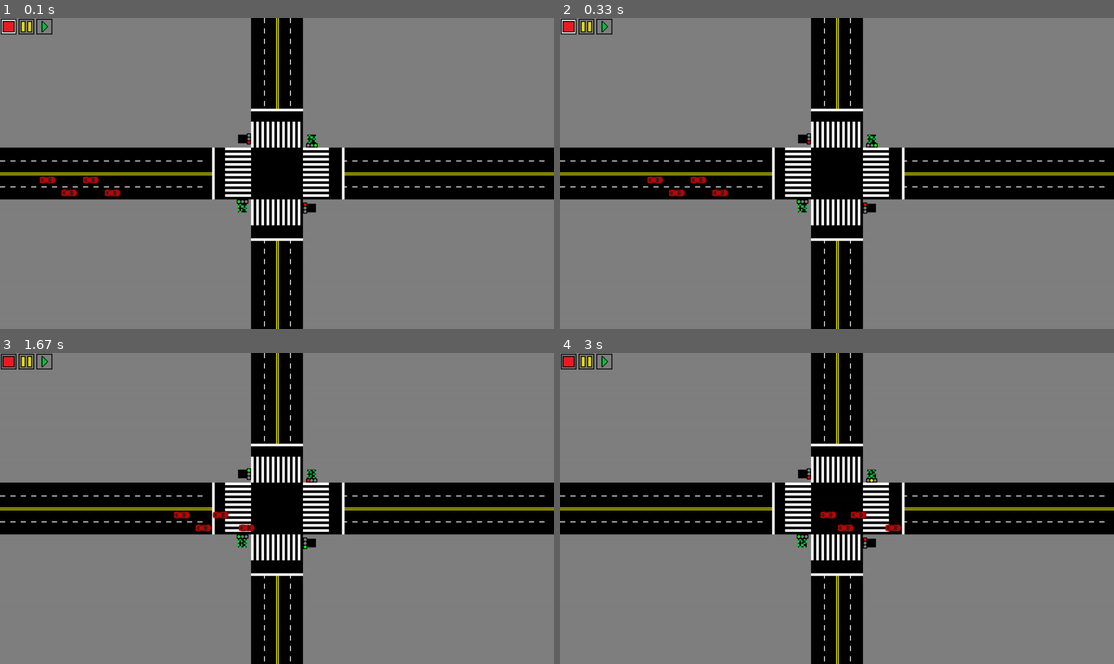
Above: before the commit, frames 1-4 (two rows, left to right).
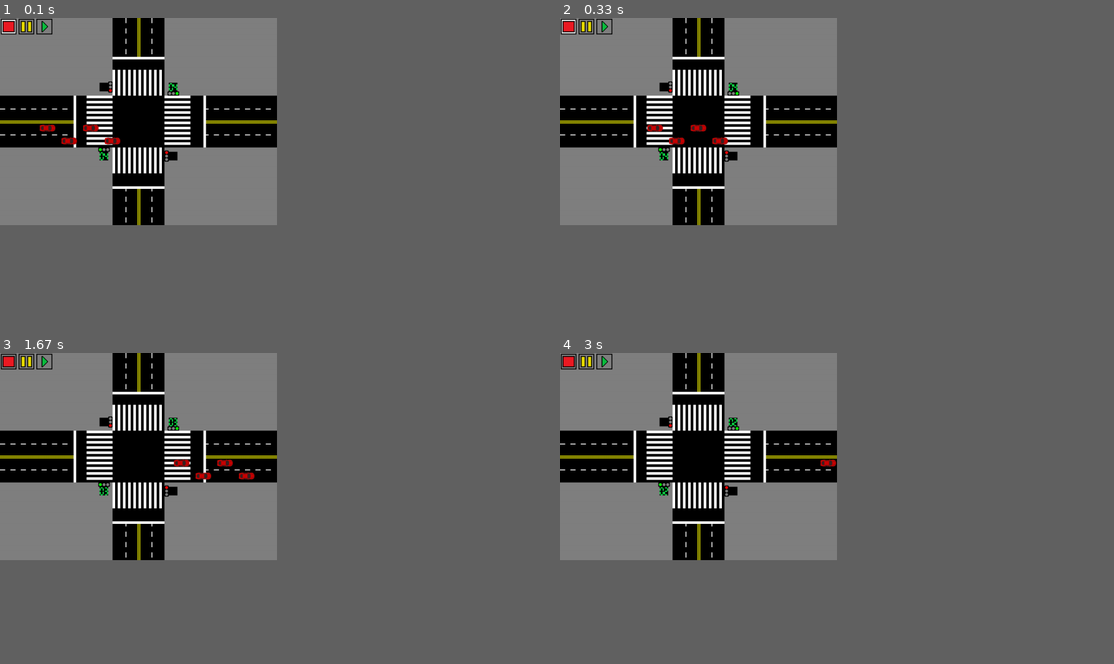
Above: after the commit, the same moments.

Repository: danielsds1/TrafficLights
Game: pygame game, started from traffic-simulation-pygame-master/traffic.py
Same seed, same stepped clock (60 frames per second), same inputs: the game is played once before the commit and once after it.
Inputs (mouse positions are in pixels of both pictures, inside the frame that each line leads up to):
- Up to frame 1 (0.1 s): no input
- Up to frame 2 (0.33 s): no input
- Up to frame 3 (1.67 s): press the mouse at (27, 362) at 0.37 s; move the mouse to (83, 440) at 0.47 s; release the mouse at (144, 517) at 0.6 s; press the mouse at (44, 362) at 0.7 s; move the mouse to (99, 430) at 0.8 s; release the mouse at (160, 499) at 0.93 s; press the mouse at (27, 362) at 1.03 s; move the mouse to (105, 393) at 1.13 s; release the mouse at (182, 427) at 1.27 s; press the mouse at (44, 362) at 1.37 s; move the mouse to (77, 374) at 1.47 s; release the mouse at (116, 390) at 1.6 s
- Up to frame 4 (3 s): press the mouse at (587, 362) at 1.7 s; move the mouse to (643, 424) at 1.8 s; release the mouse at (692, 483) at 1.93 s; press the mouse at (604, 362) at 2.03 s; move the mouse to (659, 446) at 2.13 s; release the mouse at (715, 533) at 2.27 s; press the mouse at (587, 362) at 2.37 s; move the mouse to (598, 384) at 2.47 s; release the mouse at (609, 408) at 2.6 s; press the mouse at (604, 362) at 2.7 s; move the mouse to (665, 393) at 2.8 s; release the mouse at (726, 427) at 2.93 s
In our replay, the window is 900x506 before the commit and 450x337 after it. These sizes can differ from the game's own. Grey fills any space a smaller window leaves; there, only what the larger window draws over its background counts as a difference.

The runs differ from the first frame. In frame 1, 34% of the frame differs, in the area x 0-100%, y 0-100%; in frame 2, 34%; in frame 3, 34%; in frame 4, 34%.

Commit message:
Bugs fixes
Fixed some bugs and optimized the code

Diff:
--- a/traffic-simulation-pygame-master/traffic.py
+++ b/traffic-simulation-pygame-master/traffic.py
@@ -1,40 +1,88 @@
 import pygame
 import sys
 import math as mt
+import numpy as np
 import datetime
 from pygame import *
 from pygame.locals import *
 from pygame.sprite import *
 
-
-
 #initialize pygame
 pygame.init()
 
+BLACK=(0,0,0)
+WHITE=(255,255,255)
+YELLOW=(255,255,0)
+BGCOLOR=(128,128,128)
 
 STREET=120
 STRIPE=6
-WIDTH=1280
-HEIGHT=720
+WIDTH=int(1280/2)
+HEIGHT=int(720*2/3)
+
+OCPMAP=[[0 for col in range(WIDTH)] for row in range(HEIGHT)]
+
 CAPTION = 'Traffic Simulation'
 SPEED=0
+STREET_POS=[(0,(HEIGHT-STREET)/2,WIDTH,STREET),
+            ((WIDTH-STREET)/2,0,STREET,HEIGHT)]
+
 SIGNAL_POS=[[WIDTH/2-STREET/2-20,HEIGHT/2+STREET/2+5],
-[WIDTH/2+STREET/2+20,HEIGHT/2-STREET/2-5],
-[WIDTH/2-STREET/2-5,HEIGHT/2-STREET/2-20],
-[WIDTH/2+STREET/2+5,HEIGHT/2+STREET/2+20]]
+            [WIDTH/2+STREET/2+20,HEIGHT/2-STREET/2-5],
+            [WIDTH/2-STREET/2-5,HEIGHT/2-STREET/2-20],
+            [WIDTH/2+STREET/2+5,HEIGHT/2+STREET/2+20]]
+
+STOP_LANE=[(WIDTH/2+STREET*5/4,HEIGHT/2-STREET/2,STRIPE,STREET),
+           (WIDTH/2-STREET*5/4,HEIGHT/2-STREET/2,STRIPE,STREET),
+           (WIDTH/2-STREET/2,HEIGHT/2+STREET+30,STREET,STRIPE),
+           (WIDTH/2-STREET/2,HEIGHT/2-STREET-30,STREET,STRIPE)]
+
+DOUBLE_LANE=[(0,HEIGHT/2-2,WIDTH/2-STREET*5/4,STRIPE/3),
+             (0,HEIGHT/2+2,WIDTH/2-STREET*5/4,STRIPE/3),
+             (WIDTH/2+STREET*5/4,HEIGHT/2-2,WIDTH/2-STREET*3/4,STRIPE/3),
+             (WIDTH/2+STREET*5/4,HEIGHT/2+2,WIDTH/2-STREET*3/4,STRIPE/3),
+             (WIDTH/2-2,0,STRIPE/3,HEIGHT/2-STREET*5/4),
+             (WIDTH/2+2,0,STRIPE/3,HEIGHT/2-STREET*5/4),
+             (WIDTH/2-STRIPE/3,HEIGHT/2+STREET+STREET/4,STRIPE/3,HEIGHT/2-STREET*3/4),
+             (WIDTH/2+STRIPE/3,HEIGHT/2+STREET+STREET/4,STRIPE/3,HEIGHT/2-STREET*3/4)]
+
+DASHED_LANE=[(0,HEIGHT/2-STREET/4,STRIPE*2,STRIPE/3),
+             (0,HEIGHT/2+STREET/4,STRIPE*2,STRIPE/3),
+             (WIDTH/2+STREET*5/4,HEIGHT/2-STREET/4,STRIPE*2,STRIPE/3),
+             (WIDTH/2+STREET*5/4,HEIGHT/2+STREET/4,STRIPE*2,STRIPE/3),
+             (WIDTH/2-STREET/4,0,STRIPE/3,STRIPE*2),
+             (WIDTH/2+STREET/4,0,STRIPE/3,STRIPE*2),
+             (WIDTH/2-STREET/4,HEIGHT/2+STREET*5/4,STRIPE/3,STRIPE*2),
+             (WIDTH/2+STREET/4,HEIGHT/2+STREET*5/4,STRIPE/3,STRIPE*2)]
+
+CROSSWALK=[(WIDTH/2-STREET,(HEIGHT-STREET)/2,STREET/2,STRIPE),
+           ((WIDTH+STREET)/2,(HEIGHT-STREET)/2,STREET/2,STRIPE),
+           ((WIDTH-STREET)/2,HEIGHT/2-STREET,STRIPE,STREET/2),
+           ((WIDTH-STREET)/2,(HEIGHT+STREET)/2,STRIPE,STREET/2)]
+
+COUNT_POS=[(SIGNAL_POS[0][0]-10,SIGNAL_POS[0][1]+5,20,20),
+           (SIGNAL_POS[1][0]-10,SIGNAL_POS[1][1]-25,20,20),
+           (SIGNAL_POS[2][0]-25,SIGNAL_POS[2][1]-10,20,20),
+           (SIGNAL_POS[3][0]+5,SIGNAL_POS[3][1]-10,20,20)
+        ]
+
+CAR=[40,20]
 MAX_SPEED=30
 BTN_POS=[[20,20],[61,20],[102,20]]
 velocity=[10,10]
 
 #make a class of cars
 class Cars(Sprite):
-    def __init__(self,x,y):
+
+    def __init__(self,x,y,d):
+        self.speed=5
         Sprite.__init__(self)
-        self.image=image.load('img/lcar.png')
+        self.image=image.load('img/'+d+'car.png')
         self.x=int(x) #variable denoting x position of car
         self.y=int(y) # y position of car
         self.rect=self.image.get_rect(center = (x,y)) #used to place the car
 
+    #car1.move(xp,signal_counter,car2)
     def move(self,xp,sgn,a):
 
         xp=self.x+xp #new place for the car
@@ -61,17 +109,16 @@
 class Signal(Sprite):
     def __init__(self,x,y,direction):
         Sprite.__init__(self)
-        if direction=='l':
-            self.image=image.load('img/lgreen.png')
-        elif direction=='r':
-            self.image=image.load('img/rgreen.png')
-        elif direction=='u':
-            self.image=image.load('img/ured.png')
-        elif direction=='d':
-            self.image=image.load('img/dred.png')
+        self.direction=direction
+        self.image=image.load('img/'+direction+'red.png')
         self.rect=self.image.get_rect(center=(x,y))
+
     def change_sign(self,color):
-            self.image=image.load(color)
+            self.image=image.load('img/'+self.direction+color+'.png')
+            '''if color=='red':
+                if direction=='l':
+                    for i in street/2:
+                        OCPMAP[][]= 1'''
 
 class Watch(Sprite):
     def __init__(self,x,y):
@@ -92,62 +139,61 @@
 
 
 def drawBackground(frame,HEIGHT,WIDTH,STREET,STRIPE):
-    frame.fill((128,128,128))
+    frame.fill(BGCOLOR)
 
     #pygame.draw.rect(screen, color, (x,y,width,height), thickness)
 
     #Desenho das ruas
-    pygame.draw.rect(frame,(0,0,0), (0,(HEIGHT-STREET)/2,WIDTH,STREET),0)
-    pygame.draw.rect(frame,(0,0,0), ((WIDTH-STREET)/2,0,STREET,HEIGHT),0)
+    pygame.draw.rect(frame,BLACK,STREET_POS[0],0)
+    pygame.draw.rect(frame,BLACK,STREET_POS[1],0)
 
     #Desenho das faixas dupla contínuas na rua horizontal
-    pygame.draw.rect(frame,(255,255,0), (0,HEIGHT/2-2,WIDTH/2-STREET*5/4,STRIPE/3),0) #desenho da faixa contínua
-    pygame.draw.rect(frame,(255,255,0), (0,HEIGHT/2+2,WIDTH/2-STREET*5/4,STRIPE/3),0) #desenho da faixa contínua
-    pygame.draw.rect(frame,(255,255,0), (WIDTH/2+STREET*5/4,HEIGHT/2-2,WIDTH/2-STREET*3/4,STRIPE/3),0)
-    pygame.draw.rect(frame,(255,255,0), (WIDTH/2+STREET*5/4,HEIGHT/2+2,WIDTH/2-STREET*3/4,STRIPE/3),0)
+    pygame.draw.rect(frame,YELLOW, DOUBLE_LANE[0],0) #desenho da faixa contínua
+    pygame.draw.rect(frame,YELLOW, DOUBLE_LANE[1],0) #desenho da faixa contínua
+    pygame.draw.rect(frame,YELLOW, DOUBLE_LANE[2],0)
+    pygame.draw.rect(frame,YELLOW, DOUBLE_LANE[3],0)
+    #Desenho das faixas dupla contínuas na rua vertical
+    pygame.draw.rect(frame,YELLOW, DOUBLE_LANE[4],0)
+    pygame.draw.rect(frame,YELLOW, DOUBLE_LANE[5],0)
+    pygame.draw.rect(frame,YELLOW, DOUBLE_LANE[6],0)
+    pygame.draw.rect(frame,YELLOW, DOUBLE_LANE[7],0)
 
     #Desenho das faixas de retenção na rua horizontal
-    pygame.draw.rect(frame,(255,255,255), (WIDTH/2+STREET*5/4,HEIGHT/2-STREET/2,STRIPE,STREET),0)
-    pygame.draw.rect(frame,(255,255,255), (WIDTH/2-STREET*5/4,HEIGHT/2-STREET/2,STRIPE,STREET),0)
-
-    #Desenho das faixas dupla contínuas na rua vertical
-    pygame.draw.rect(frame,(255,255,0), (WIDTH/2-2,0,STRIPE/3,HEIGHT/2-STREET*5/4),0)
-    pygame.draw.rect(frame,(255,255,0), (WIDTH/2+2,0,STRIPE/3,HEIGHT/2-STREET*5/4),0)
-    pygame.draw.rect(frame,(255,255,0), (WIDTH/2-STRIPE/3,HEIGHT/2+STREET+STREET/4,STRIPE/3,HEIGHT/2-STREET*3/4),0)
-    pygame.draw.rect(frame,(255,255,0), (WIDTH/2+STRIPE/3,HEIGHT/2+STREET+STREET/4,STRIPE/3,HEIGHT/2-STREET*3/4),0)
-
+    pygame.draw.rect(frame,WHITE, STOP_LANE[0],0)
+    pygame.draw.rect(frame,WHITE, STOP_LANE[1],0)
     #Desenho das faixas de retenção na rua horizontal
-    pygame.draw.rect(frame,(255,255,255), (WIDTH/2-STREET/2,HEIGHT/2+STREET+30,STREET,STRIPE),0)
-    pygame.draw.rect(frame,(255,255,255), (WIDTH/2-STREET/2,HEIGHT/2-STREET-30,STREET,STRIPE),0)
+    pygame.draw.rect(frame,WHITE, STOP_LANE[2],0)
+    pygame.draw.rect(frame,WHITE, STOP_LANE[3],0)
 
     #Desenho das faixas tracejadas
     for i in range(int((WIDTH/2-STREET)//(STRIPE*4))-1):
-        pygame.draw.rect(frame,(255,255,255), (i*4*STRIPE,HEIGHT/2-STREET/4,STRIPE*2,STRIPE/3),0)
-        pygame.draw.rect(frame,(255,255,255), (i*4*STRIPE,HEIGHT/2+STREET/4,STRIPE*2,STRIPE/3),0)
-
-        pygame.draw.rect(frame,(255,255,255), (i*4*STRIPE+WIDTH/2+STREET*5/4,HEIGHT/2-STREET/4,STRIPE*2,STRIPE/3),0)
-        pygame.draw.rect(frame,(255,255,255), (i*4*STRIPE+WIDTH/2+STREET*5/4,HEIGHT/2+STREET/4,STRIPE*2,STRIPE/3),0)
+        pygame.draw.rect(frame,WHITE, tuple(map(sum, zip(DASHED_LANE[0], (i*4*STRIPE,0,0,0)))),0)
+        pygame.draw.rect(frame,WHITE, tuple(map(sum, zip(DASHED_LANE[1], (i*4*STRIPE,0,0,0)))),0)
+        pygame.draw.rect(frame,WHITE, tuple(map(sum, zip(DASHED_LANE[2], (i*4*STRIPE,0,0,0)))),0)
+        pygame.draw.rect(frame,WHITE, tuple(map(sum, zip(DASHED_LANE[3], (i*4*STRIPE,0,0,0)))),0)
 
     for i in range(int((HEIGHT/2-STREET)//(STRIPE*4))-1):
-        pygame.draw.rect(frame,(255,255,255), (WIDTH/2-STREET/4,i*4*STRIPE,STRIPE/3,STRIPE*2),0)
-        pygame.draw.rect(frame,(255,255,255), (WIDTH/2+STREET/4,i*4*STRIPE,STRIPE/3,STRIPE*2),0)
-
-        pygame.draw.rect(frame,(255,255,255), (WIDTH/2-STREET/4,i*4*STRIPE+HEIGHT/2+STREET*5/4,STRIPE/3,STRIPE*2),0)
-        pygame.draw.rect(frame,(255,255,255), (WIDTH/2+STREET/4,i*4*STRIPE+HEIGHT/2+STREET*5/4,STRIPE/3,STRIPE*2),0)
+
+        pygame.draw.rect(frame,WHITE, tuple(map(sum, zip(DASHED_LANE[4], (0,i*4*STRIPE,0,0)))),0)
+        pygame.draw.rect(frame,WHITE, tuple(map(sum, zip(DASHED_LANE[5], (0,i*4*STRIPE,0,0)))),0)
+
+        pygame.draw.rect(frame,WHITE, tuple(map(sum, zip(DASHED_LANE[6], (0,i*4*STRIPE,0,0)))),0)
+        pygame.draw.rect(frame,WHITE, tuple(map(sum, zip(DASHED_LANE[7], (0,i*4*STRIPE,0,0)))),0)
 
     #Desenho das faixas de pedestres
     for i in range(10):
-        pygame.draw.rect(frame,(255,255,255), (WIDTH/2-STREET,(HEIGHT-STREET)/2+i*STREET/10,STREET/2,STRIPE),0)
-        pygame.draw.rect(frame,(255,255,255), ((WIDTH+STREET)/2,(HEIGHT-STREET)/2+i*STREET/10,STREET/2,STRIPE),0)
-
-        pygame.draw.rect(frame,(255,255,255), ((WIDTH-STREET)/2+i*STREET/10,HEIGHT/2-STREET,STRIPE,STREET/2),0)
-        pygame.draw.rect(frame,(255,255,255), ((WIDTH-STREET)/2+i*STREET/10,(HEIGHT+STREET)/2,STRIPE,STREET/2),0)
+        pygame.draw.rect(frame,WHITE, tuple(map(sum, zip(CROSSWALK[0], (0,i*STREET/10,0,0)))),0)
+        pygame.draw.rect(frame,WHITE, tuple(map(sum, zip(CROSSWALK[1], (0,i*STREET/10,0,0)))),0)
+
+        pygame.draw.rect(frame,WHITE, tuple(map(sum, zip(CROSSWALK[2], (i*STREET/10,0,0,0)))),0)
+        pygame.draw.rect(frame,WHITE, tuple(map(sum, zip(CROSSWALK[3], (i*STREET/10,0,0,0)))),0)
+
     #Desenho do background do contador
 
-    pygame.draw.rect(frame,(0,0,0), (SIGNAL_POS[0][0]-10,SIGNAL_POS[0][1]+5,20,20),0)
-    pygame.draw.rect(frame,(0,0,0), (SIGNAL_POS[1][0]-10,SIGNAL_POS[1][1]-25,20,20),0)
-    pygame.draw.rect(frame,(0,0,0), (SIGNAL_POS[2][0]-25,SIGNAL_POS[2][1]-10,20,20),0)
-    pygame.draw.rect(frame,(0,0,0), (SIGNAL_POS[3][0]+5,SIGNAL_POS[3][1]-10,20,20),0)
+    pygame.draw.rect(frame,BLACK, COUNT_POS[0],0)
+    pygame.draw.rect(frame,BLACK, COUNT_POS[1],0)
+    pygame.draw.rect(frame,BLACK, COUNT_POS[2],0)
+    pygame.draw.rect(frame,BLACK, COUNT_POS[3],0)
 
 def traffic():
 
@@ -160,41 +206,40 @@
     frame = pygame.display.set_mode((WIDTH, HEIGHT))
     display.set_caption(CAPTION)
 
-    watch01=Watch(SIGNAL_POS[0][0]-5,SIGNAL_POS[0][1]+15)
-    watch02=Watch(SIGNAL_POS[0][0]+5,SIGNAL_POS[0][1]+15)
-
-    watch11=Watch(SIGNAL_POS[1][0]-5,SIGNAL_POS[1][1]-15)
-    watch12=Watch(SIGNAL_POS[1][0]+5,SIGNAL_POS[1][1]-15)
-
-    watch21=Watch(SIGNAL_POS[2][0]-20,SIGNAL_POS[2][1])
-    watch22=Watch(SIGNAL_POS[2][0]-10,SIGNAL_POS[2][1])
-
-    watch31=Watch(SIGNAL_POS[3][0]+10,SIGNAL_POS[3][1])
-    watch32=Watch(SIGNAL_POS[3][0]+20,SIGNAL_POS[3][1])
-
-    xp=10;
-    car1=Cars(xp+0,HEIGHT/2+5*STRIPE/2)
-    car2=Cars(xp+50,HEIGHT/2+15*STRIPE/2)
-    car3=Cars(xp+100,HEIGHT/2+5*STRIPE/2)
-    car4=Cars(xp+150,HEIGHT/2+15*STRIPE/2)
-
-    signal0=Signal(SIGNAL_POS[0][0],SIGNAL_POS[0][1],'l')
-    signal1=Signal(SIGNAL_POS[1][0],SIGNAL_POS[1][1],'r')
-    signal2=Signal(SIGNAL_POS[2][0],SIGNAL_POS[2][1],'u')
-    signal3=Signal(SIGNAL_POS[3][0],SIGNAL_POS[3][1],'d')
+    lrwatch=Watch(SIGNAL_POS[0][0]-5,SIGNAL_POS[0][1]+15)
+    luwatch=Watch(SIGNAL_POS[0][0]+5,SIGNAL_POS[0][1]+15)
+
+    rwatch1=Watch(SIGNAL_POS[1][0]-5,SIGNAL_POS[1][1]-15)
+    ruwatch=Watch(SIGNAL_POS[1][0]+5,SIGNAL_POS[1][1]-15)
+
+    uwatch1=Watch(SIGNAL_POS[2][0]-20,SIGNAL_POS[2][1])
+    uwatch2=Watch(SIGNAL_POS[2][0]-10,SIGNAL_POS[2][1])
+
+    dwatch1=Watch(SIGNAL_POS[3][0]+10,SIGNAL_POS[3][1])
+    dwatch2=Watch(SIGNAL_POS[3][0]+20,SIGNAL_POS[3][1])
+
+    xp=10
+
+    car1=Cars(xp+0,HEIGHT/2+5*STRIPE/2,'l')
+    car2=Cars(xp+50,HEIGHT/2+15*STRIPE/2,'l')
+    car3=Cars(xp+100,HEIGHT/2+5*STRIPE/2,'l')
+    car4=Cars(xp+150,HEIGHT/2+15*STRIPE/2,'l')
+
+    lsignal=Signal(SIGNAL_POS[0][0],SIGNAL_POS[0][1],'l')
+    lsignal.change_sign('green')
+    rsignal=Signal(SIGNAL_POS[1][0],SIGNAL_POS[1][1],'r')
+    rsignal.change_sign('green')
+    usignal=Signal(SIGNAL_POS[2][0],SIGNAL_POS[2][1],'u')
+    dsignal=Signal(SIGNAL_POS[3][0],SIGNAL_POS[3][1],'d')
 
     button0=Button('stop',BTN_POS[0][0],BTN_POS[0][1])
     button1=Button('pause',BTN_POS[1][0],BTN_POS[1][1])
     button2=Button('play',BTN_POS[2][0],BTN_POS[2][1])
 
     all_cars=Group(car1,car2,car3,car4)
-    all_signals=Group(signal0,signal1,signal2,signal3)
-    all_watches=Group(watch01,watch02,watch11,watch12,watch21,watch22,watch31,watch32)
+    all_signals=Group(lsignal,rsignal,usignal,dsignal)
+    all_watches=Group(lrwatch,luwatch,rwatch1,ruwatch,uwatch1,uwatch2,dwatch1,dwatch2)
     all_buttons=Group(button0,button1,button2)
-    signal_list=[['img/lgreen.png','img/lyellow.png','img/lred.png'],
-    ['img/rgreen.png','img/ryellow.png','img/rred.png'],
-    ['img/ugreen.png','img/uyellow.png','img/ured.png'],
-    ['img/dgreen.png','img/dyellow.png','img/dred.png']]
 
     signal_counter=0
     cont=0
@@ -212,112 +257,108 @@
 
         if rtime==0:
             signal_counter=0
-            signal0.change_sign(signal_list[0][0])
-            signal1.change_sign(signal_list[1][0])
-            signal2.change_sign(signal_list[2][2])
-            signal3.change_sign(signal_list[3][2])
+            lsignal.change_sign('green')
+            rsignal.change_sign('green')
+            usignal.change_sign('red')
+            dsignal.change_sign('red')
         elif rtime==green_time:
             signal_counter=1
-            signal0.change_sign(signal_list[0][1])
-            signal1.change_sign(signal_list[1][1])
+            lsignal.change_sign('yellow')
+            rsignal.change_sign('yellow')
         elif rtime==green_time+yellow_time:
             signal_counter=2
-            signal0.change_sign(signal_list[0][2])
-            signal1.change_sign(signal_list[1][2])
-            signal2.change_sign(signal_list[2][0])
-            signal3.change_sign(signal_list[3][0])
+            lsignal.change_sign('red')
+            rsignal.change_sign('red')
+            usignal.change_sign('green')
+            dsignal.change_sign('green')
         elif rtime==green_time+red_time:
             signal_counter=2
-            signal2.change_sign(signal_list[2][1])
-            signal3.change_sign(signal_list[3][1])
+            usignal.change_sign('yellow')
+            dsignal.change_sign('yellow')
 
         if rtime<green_time:
             if cont!=rtime:
-                watch01.change_num(mt.floor((green_time-rtime)/10))
-                watch02.change_num(mt.floor((green_time-rtime)%10))
-                watch11.change_num(mt.floor((green_time-rtime)/10))
-                watch12.change_num(mt.floor((green_time-rtime)%10))
-                watch21.change_num('off')
-                watch22.change_num('off')
-                watch31.change_num('off')
-                watch32.change_num('off')
+                lrwatch.change_num(mt.floor((green_time-rtime)/10))
+                luwatch.change_num(mt.floor((green_time-rtime)%10))
+                rwatch1.change_num(mt.floor((green_time-rtime)/10))
+                ruwatch.change_num(mt.floor((green_time-rtime)%10))
+                uwatch1.change_num('off')
+                uwatch2.change_num('off')
+                dwatch1.change_num('off')
+                dwatch2.change_num('off')
             else:
                 cont=rtime
 
         elif rtime<green_time+yellow_time:
 
             if cont!=rtime:
-                watch01.change_num('off')
-                watch02.change_num('off')
-                watch11.change_num('off')
-                watch12.change_num('off')
+                lrwatch.change_num('off')
+                luwatch.change_num('off')
+                rwatch1.change_num('off')
+                ruwatch.change_num('off')
             else:
                 cont=rtime
         elif rtime<green_time+red_time:
             if cont!=rtime:
 
-                watch01.change_num('off')
-                watch02.change_num('off')
-                watch11.change_num('off')
-                watch12.change_num('off')
-                watch21.change_num(mt.floor((green_time+red_time-rtime)/10))
-                watch22.change_num(mt.floor((green_time+red_time-rtime)%10))
-                watch31.change_num(mt.floor((green_time+red_time-rtime)/10))
-                watch32.change_num(mt.floor((green_time+red_time-rtime)%10))
+                lrwatch.change_num('off')
+                luwatch.change_num('off')
+                rwatch1.change_num('off')
+                ruwatch.change_num('off')
+                uwatch1.change_num(mt.floor((green_time+red_time-rtime)/10))
+                uwatch2.change_num(mt.floor((green_time+red_time-rtime)%10))
+                dwatch1.change_num(mt.floor((green_time+red_time-rtime)/10))
+                dwatch2.change_num(mt.floor((green_time+red_time-rtime)%10))
             else:
                 cont=rtime
         else:
-            watch21.change_num('off')
-            watch22.change_num('off')
-            watch31.change_num('off')
-            watch32.change_num('off')
+            uwatch1.change_num('off')
+            uwatch2.change_num('off')
+            dwatch1.change_num('off')
+            dwatch2.change_num('off')
         mouse_pos=mouse.get_pos()
         click=mouse.get_pressed()
 
         xp = 10
 
         drawBackground(frame,HEIGHT,WIDTH,STREET,STRIPE)
+        #print(frame.get_at((int(WIDTH/2),int(HEIGHT/2))))
         car1.move(xp,signal_counter,car2)
         car2.move(xp,signal_counter,car3)
         car3.move(xp,signal_counter,car4)
         car4.move(xp,signal_counter,car1)
 
 
-        e=event.pump()
-
-        if click[0]==1:
-            signal_counter+=1
-            if signal_counter>2:
-                signal_counter=0
-
-            signal1.change_sign(signal_list[1][signal_counter])
-
-            if signal_counter<2:
-                signal2.change_sign(signal_list[2][2])
-                signal3.change_sign(signal_list[3][2])
-            else:
-                signal2.change_sign(signal_list[2][0])
-                signal3.change_sign(signal_list[3][0])
-
+        e=event.pump()#Don't ever remove this for Odin's sake!
+
+        #Stop execution
         if BTN_POS[0][0]+18>mouse_pos[0]>BTN_POS[0][0]-18 and BTN_POS[0][1]+18>mouse_pos[1]>BTN_POS[0][1]-18:
             button0.hover('stoph')
             if click[0]==1:
                 break
         else:
             button0.hover('stop')
-
+        #Pause execution
         if BTN_POS[1][0]+18>mouse_pos[0]>BTN_POS[1][0]-18 and BTN_POS[1][1]+18>mouse_pos[1]>BTN_POS[1][1]-18:
             button1.hover('pauseh')
             if click[0]==1:
                 while True:
                     mouse_pos=mouse.get_pos()
                     click=mouse.get_pressed()
-                    e=event.pump()
-
+
+                    e=event.pump() #Don't ever remove this for Odin's sake!
+                    if BTN_POS[0][0]+18>mouse_pos[0]>BTN_POS[0][0]-18 and BTN_POS[0][1]+18>mouse_pos[1]>BTN_POS[0][1]-18:
+                        button0.hover('stoph')
+                        if click[0]==1:
+                            pygame.quit()
+                            quit()
+                    else:
+                        button0.hover('stop')
                     if BTN_POS[2][0]+18>mouse_pos[0]>BTN_POS[2][0]-18 and BTN_POS[2][1]+18>mouse_pos[1]>BTN_POS[2][1]-18:
                         button2.hover('playh')
                         if click[0]==1:
                             button2.hover('play')
+                            start=datetime.date.timetuple(datetime.datetime.now())
                             break
                     else:
                         button2.hover('play')
@@ -343,7 +384,5 @@
 
 
 
-
-
 if __name__ =='__main__':
     traffic()
Binary file removed: traffic-simulation-pygame-master/img/card.png
Binary file removed: traffic-simulation-pygame-master/img/carl.png
Binary file removed: traffic-simulation-pygame-master/img/carr.png
Binary file removed: traffic-simulation-pygame-master/img/caru.png
Binary file removed: traffic-simulation-pygame-master/img/crosswalk.png
Binary file removed: traffic-simulation-pygame-master/img/green.png
Binary file removed: traffic-simulation-pygame-master/img/red.png
Binary file removed: traffic-simulation-pygame-master/img/yellow.png
